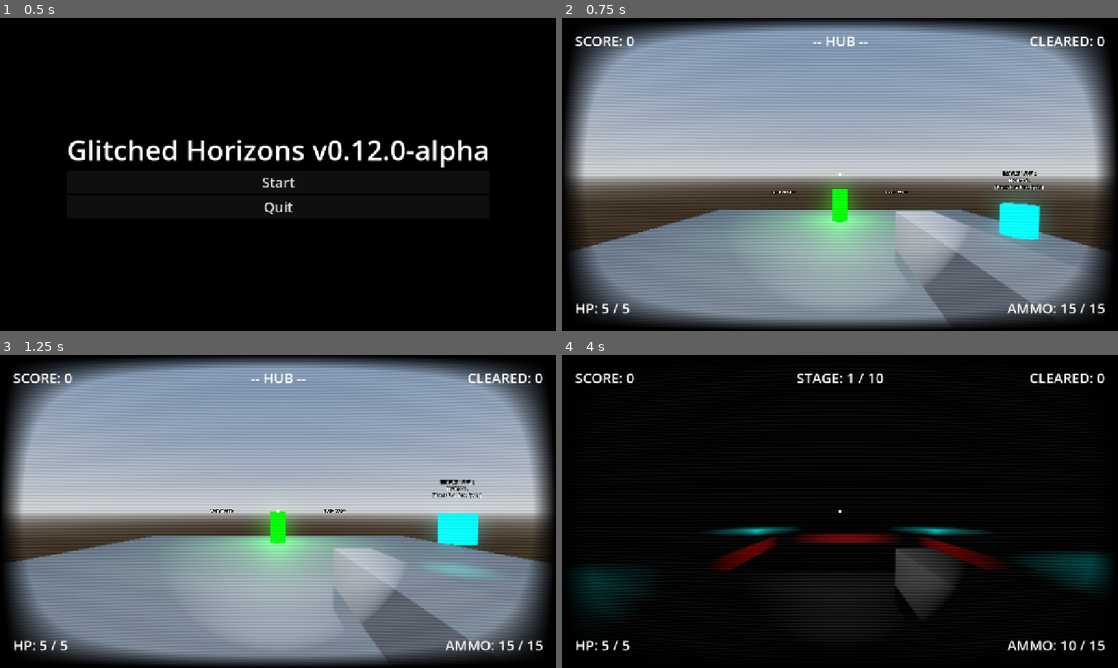
Above: before the commit, frames 1-4 (two rows, left to right).
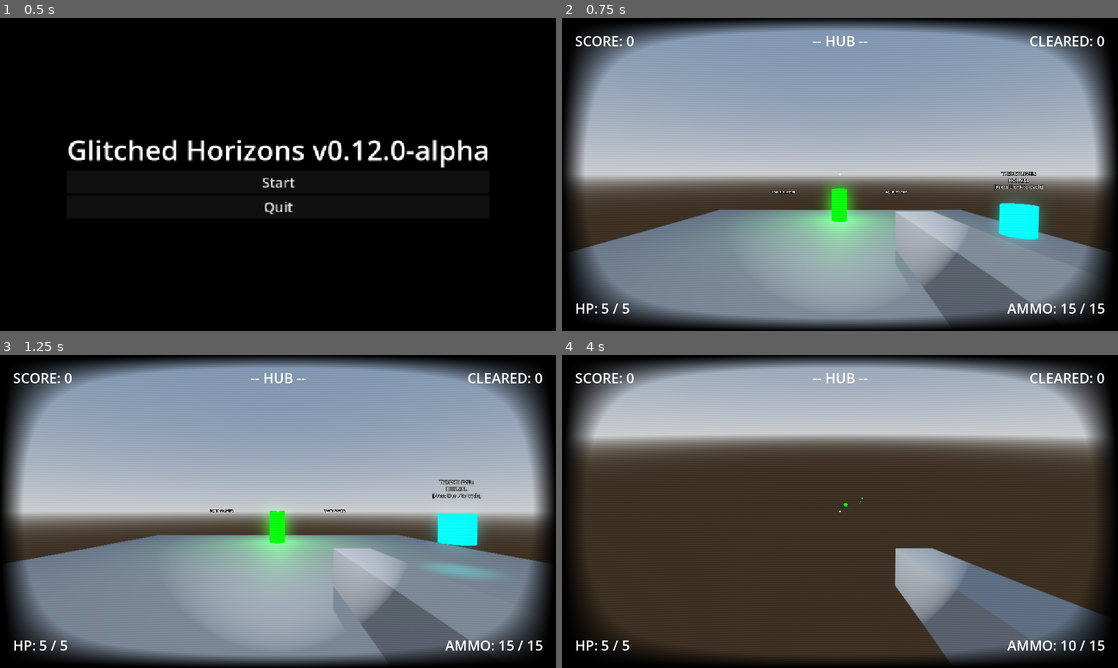
Above: after the commit, the same moments.

Repository: EnderiousGaming/R0-0TRoguelike
Game: Godot game, scene res://scenes/main_menu.tscn
Two runs of this game, one before a commit and one after it. Both use one fixed random seed, a clock stepped at 60 frames per second and the inputs below.
Inputs (mouse positions are in pixels of both pictures, inside the frame that each line leads up to):
- Up to frame 1 (0.5 s): no input
- Up to frame 2 (0.75 s): click "Start" at 0.5 s
- Up to frame 3 (1.25 s): no input
- Up to frame 4 (4 s): move the mouse to (867, 511) at 1.27 s; hold W (move_forward) from 1.28 s (still down); right-click (867, 511) at 1.35 s; click (867, 511) at 1.42 s; tap Space (jump) at 1.52, 2.27, 3.77 s; move the mouse to (812, 511) at 2.02 s; tap E (interact) at 2.1 s; move the mouse to (851, 505) at 2.77 s; press the mouse at (851, 505) at 2.78 s; move the mouse to (834, 517) at 3.52 s; release the mouse at (834, 517) at 3.53 s; right-click (834, 517) at 3.6 s; click (834, 517) at 3.67 s

Frame 1 is identical in both runs. In frame 2, 1.5% of the frame differs, in the area x 2-98%, y 3-96%; in frame 3, 1.6%; in frame 4, 90%, in the area x 1-99%, y 0-99%.

Commit message:
After much fighting, a bunch of bugs with adjusting the resolution have been patched

Diff:
--- a/scripts/options_menu.gd
+++ b/scripts/options_menu.gd
@@ -87,18 +87,32 @@
 func apply_fullscreen(is_full: bool):
 	if is_full:
 		DisplayServer.window_set_mode(DisplayServer.WINDOW_MODE_FULLSCREEN)
-		resolution_dropdown.disabled = true # Lock resolution when fullscreen
+		resolution_dropdown.disabled = true
 	else:
 		DisplayServer.window_set_mode(DisplayServer.WINDOW_MODE_WINDOWED)
 		resolution_dropdown.disabled = false
 
+		# NEW: Wait one frame for the OS to actually exit fullscreen before resizing
+		await get_tree().process_frame
+
+		var saved_res_index = SaveManager.save_data["options"]["resolution_index"]
+		apply_resolution(saved_res_index)
+
 func apply_resolution(index: int):
-	if not SaveManager.save_data["options"]["fullscreen"]:
-		DisplayServer.window_set_size(RESOLUTIONS[index])
-		# Center the window on the player's monitor (Warning-free!)
+	var is_fullscreen = SaveManager.save_data["options"].get("fullscreen", false)
+
+	if not is_fullscreen:
+		var target_size = RESOLUTIONS[index]
+		var window = get_window() # Grab the actual Godot Viewport Window
+
+		# 1. Instantly resize both the OS window and the internal rendering canvas
+		window.size = target_size
+
+		# 2. Calculate the screen center (We still use DisplayServer to read monitor stats)
 		var screen_center = DisplayServer.screen_get_position() + Vector2i(DisplayServer.screen_get_size() / 2.0)
-		var window_size = DisplayServer.window_get_size()
-		DisplayServer.window_set_position(screen_center - Vector2i(window_size / 2.0))
+
+		# 3. Move the window flawlessly
+		window.position = screen_center - Vector2i(target_size / 2.0)
 
 func apply_crt(is_enabled: bool):
 	# Grab the root player node
